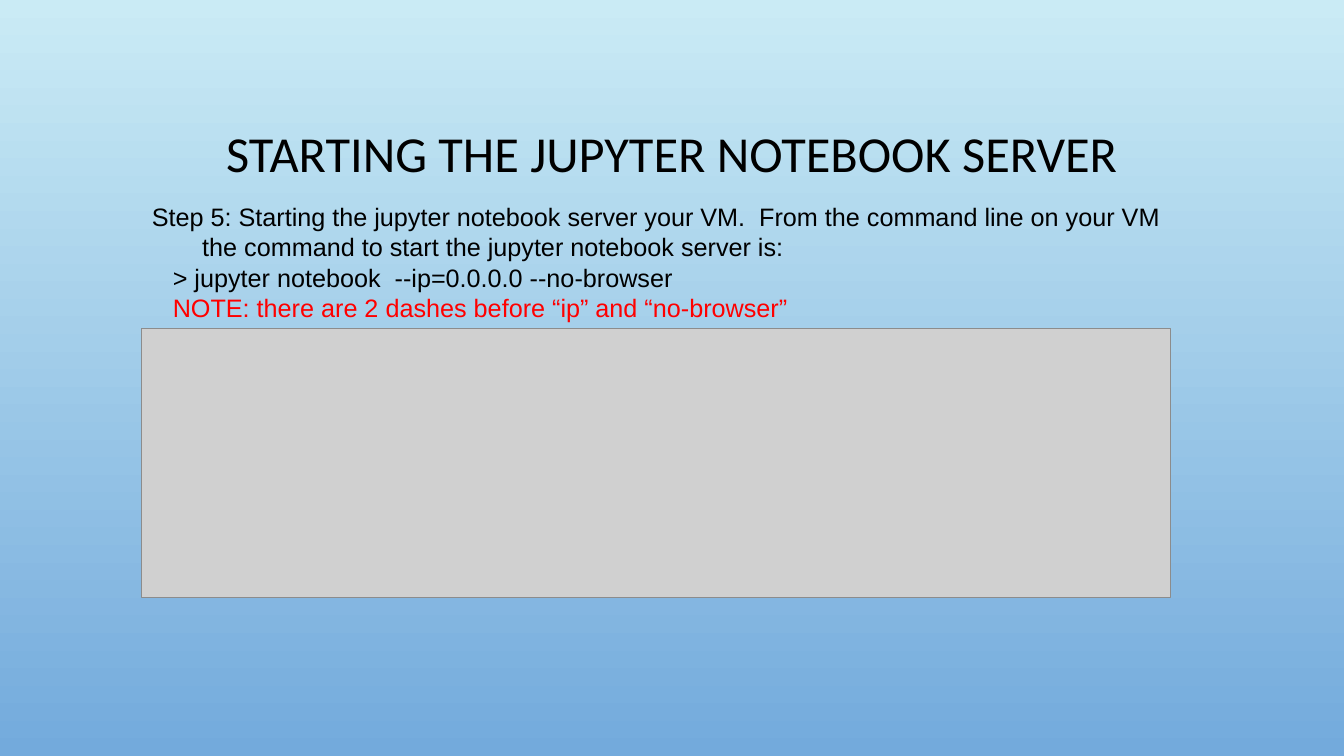
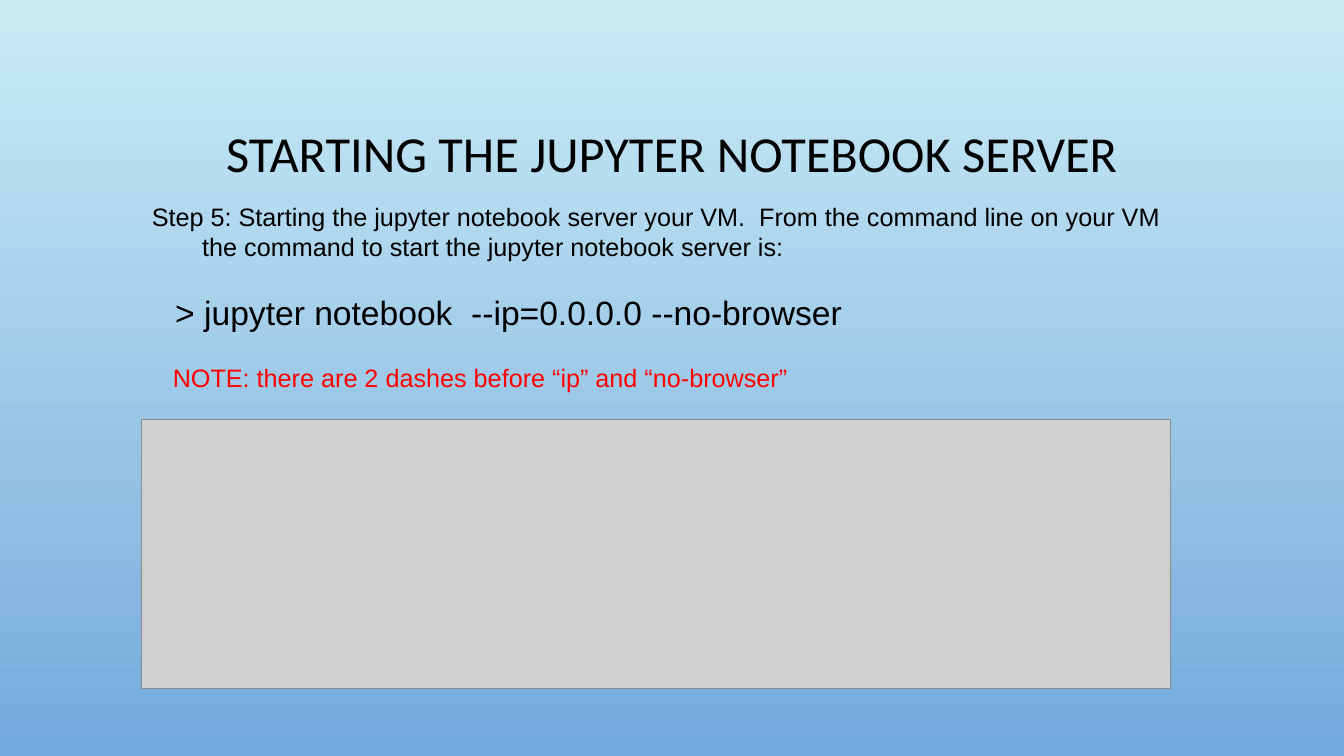
Before and after one commit to adrianopolpo/stat1400, a slide deck: slide 11 of VM_instructions.pptx. Drawn at 1344x756 pixels with LibreOffice and Linux fonts; fonts in the diff are those of the drawing; grey boxes stand for pictures; background and template pictures are left out. Boxes give left, top, right and bottom in pixels: in the first picture for what was removed or moved away, otherwise in the second. Text is boxed around its words. In the diff, an @@ line names an element or a change of style, - is before the commit and + after.

```diff
--- a/VM_instructions.pptx
+++ b/VM_instructions.pptx
@@ text at (204,300,841,332): size 18 to 24 pt in "> jupyter notebook --ip=0.0.0.0 --no-browser" @@
@@ picture: place and size @@
-picture at (142,329,1171,598)
+picture at (142,419,1171,689)
```
Also in this commit, not shown: 1 other slide changed.
